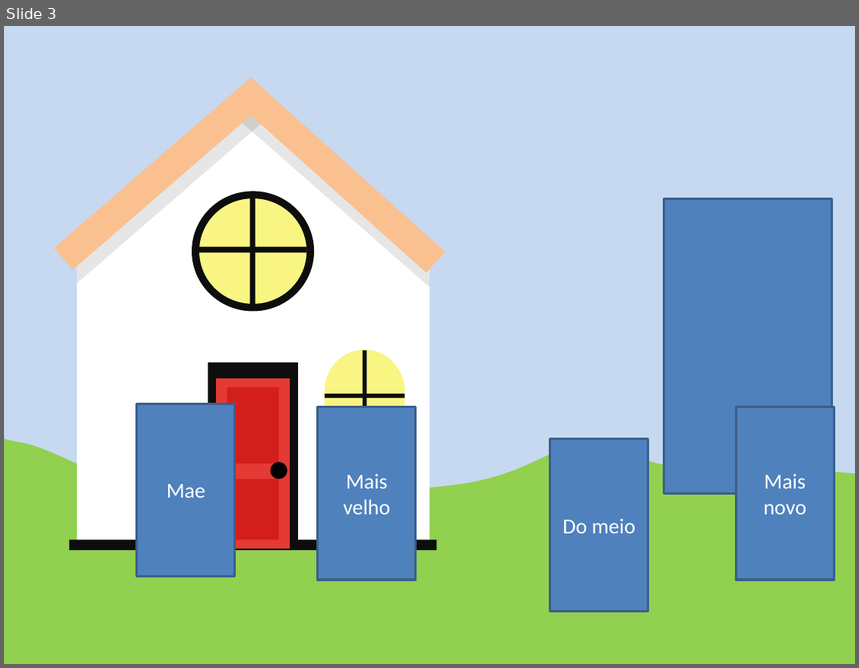
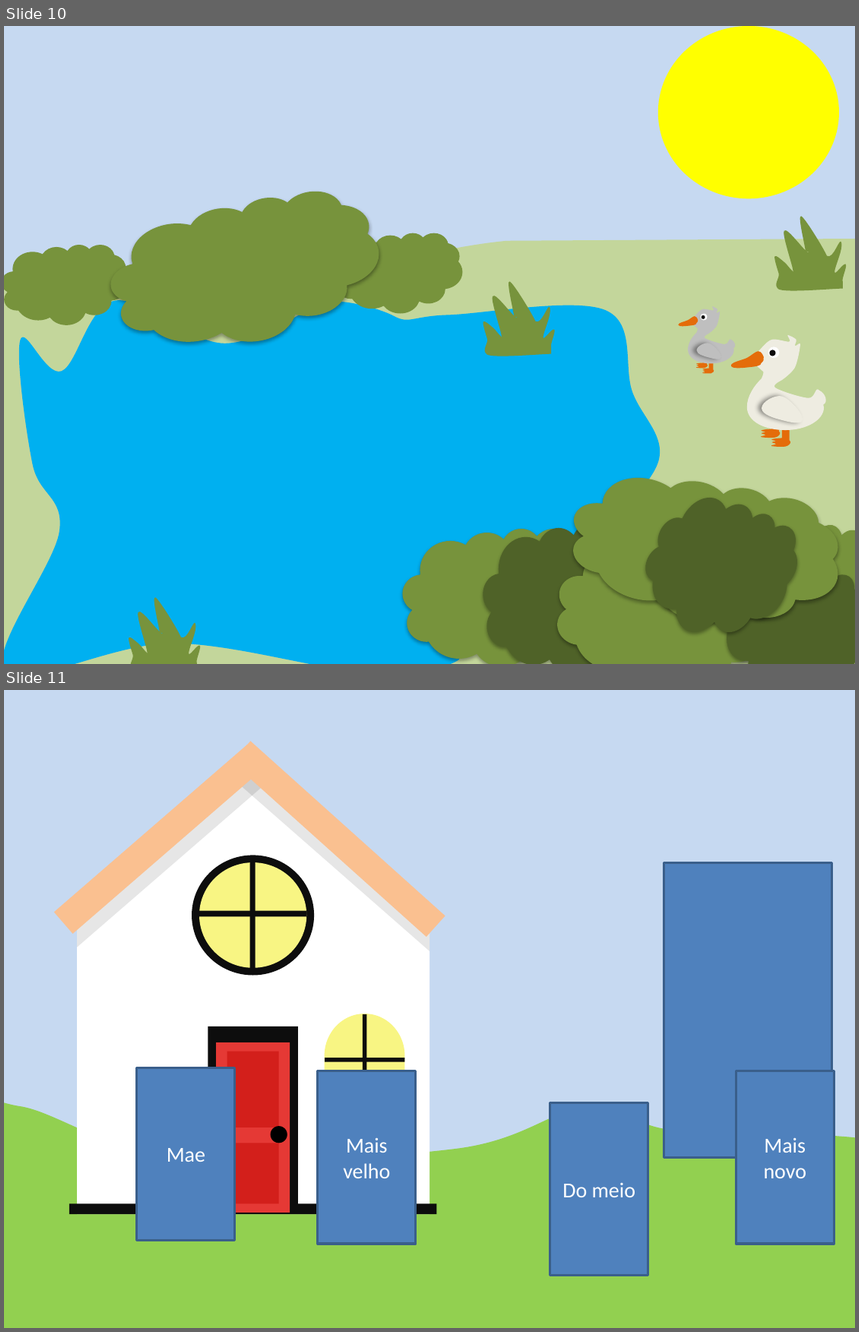
Before and after one commit to gustavoFG28/Ludit, a slide deck: Historias/fundos.pptx. Shown one above the other, each under a label of ours: slide 3 before the commit, slides 10 and 11 after it. The pictures are 859x668 and 859x1332 pixels, drawn with LibreOffice and Linux fonts; fonts in the diff are those of the drawing. Boxes give left, top, right and bottom in pixels: in the first picture for what was removed or moved away, otherwise in the second. Text is boxed around its words. In the diff, an @@ line names an element or a change of style, - is before the commit and + after.

```diff
--- a/Historias/fundos.pptx
+++ b/Historias/fundos.pptx
@@ slide 10 added at (x1=4, y1=26, x2=855, y2=664), background #C6D9F1 @@
@@ ellipse added at (x1=658, y1=26, x2=840, y2=199), fill #FFFF00 @@
@@ cloud added at (x1=102, y1=183, x2=389, y2=360), fill #77933C @@
@@ freeform shape added at (x1=775, y1=216, x2=847, y2=290), fill #77933C @@
@@ freeform shape added at (x1=4, y1=239, x2=855, y2=664), fill #C3D69B @@
@@ cloud added at (x1=4, y1=245, x2=129, y2=325), fill #77933C @@
@@ cloud added at (x1=335, y1=233, x2=463, y2=313), fill #77933C @@
@@ freeform shape added at (x1=484, y1=281, x2=555, y2=357), fill #77933C @@
@@ freeform shape added at (x1=4, y1=300, x2=661, y2=664), fill #00B0F0 @@
@@ group added at (x1=677, y1=307, x2=736, y2=373): 5 freeform shapes, 2 rectangles, 2 ellipses @@
@@ group added at (x1=730, y1=335, x2=826, y2=446): 5 freeform shapes, 2 rectangles, 2 ellipses @@
@@ cloud added at (x1=558, y1=452, x2=852, y2=649), fill #77933C @@
@@ cloud added at (x1=624, y1=471, x2=816, y2=664), fill #4F6228 @@
@@ cloud added at (x1=484, y1=524, x2=658, y2=664), fill #4F6228 @@
@@ cloud added at (x1=544, y1=526, x2=781, y2=664), fill #77933C @@
@@ cloud added at (x1=698, y1=526, x2=855, y2=664), fill #4F6228 @@
@@ cloud added at (x1=718, y1=506, x2=855, y2=664), fill #77933C @@
@@ cloud added at (x1=403, y1=529, x2=598, y2=664), fill #77933C @@
@@ freeform shape added at (x1=129, y1=598, x2=201, y2=664), fill #77933C @@
@@ what was slide 3 is now slide 11 @@
```
Also in this commit, not shown: 12 other slides added, 3 slides removed, 1 other file.
